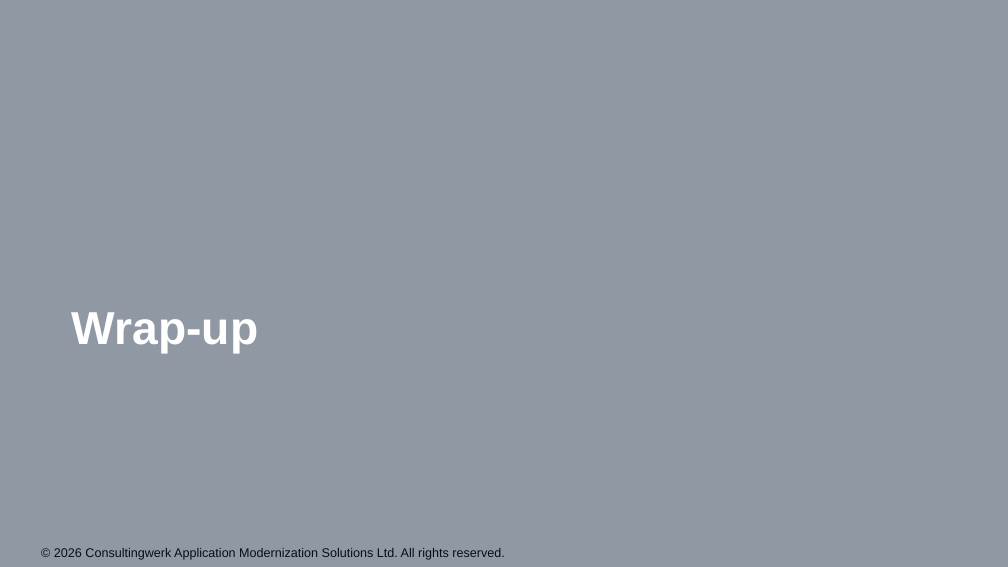
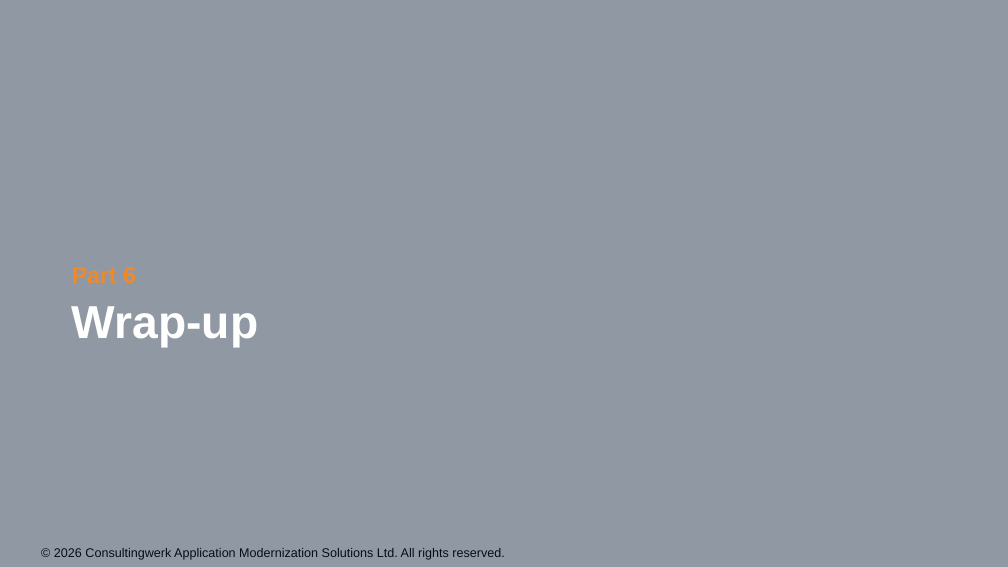
Before and after one commit to consultingwerk/ABL-RegEx-Samples, a slide deck: slide 44 of slides/Regular Expressions for ABL Developers.pptx (slide 41 before the commit). Drawn at 1008x567 pixels with LibreOffice and Linux fonts; fonts in the diff are those of the drawing; background and template pictures are left out. Boxes give left, top, right and bottom in pixels: in the first picture for what was removed or moved away, otherwise in the second. Text is boxed around its words. In the diff, an @@ line names an element or a change of style, - is before the commit and + after.

```diff
--- a/slides/Regular Expressions for ABL Developers.pptx
+++ b/slides/Regular Expressions for ABL Developers.pptx
@@ text "Part 6": place and size @@
-text "Part 6" at bbox=[72, 312, 258, 354]
+text "Part 6" at bbox=[72, 267, 258, 348]
@@ text at bbox=[72, 267, 136, 283]: paragraph added @@
+Part 6
@@ text at bbox=[72, 306, 258, 348]: more space between paragraphs @@
```
Also in this commit, not shown: 8 other slides changed, 3 slides added, 7 other files.
